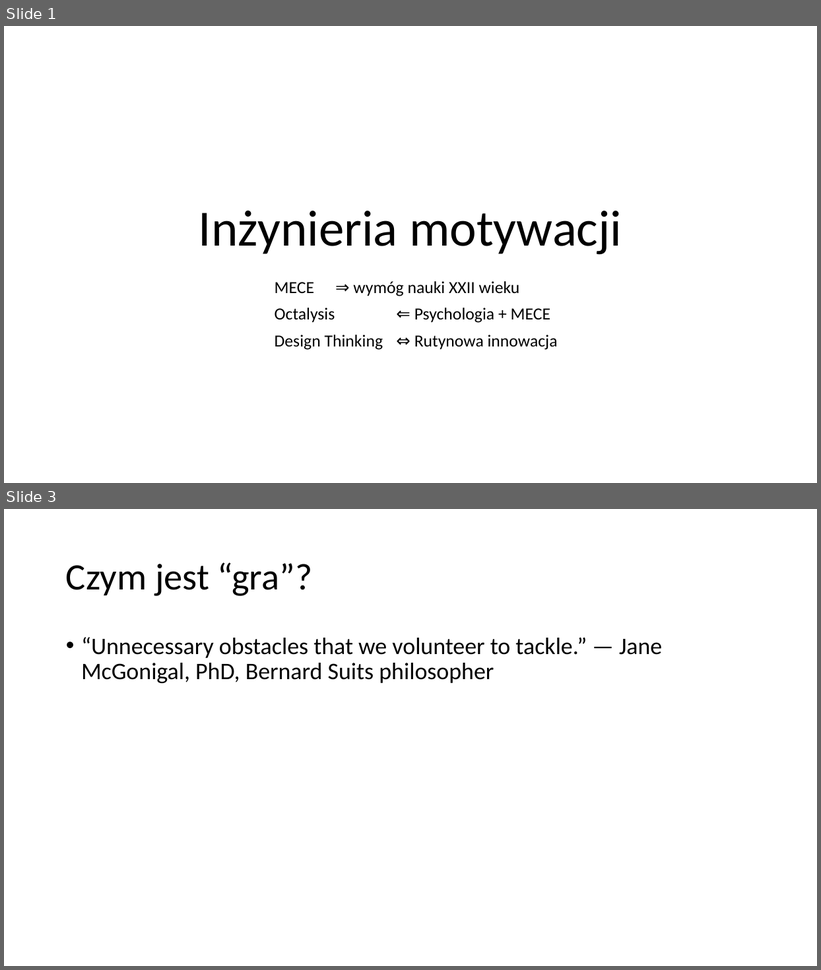
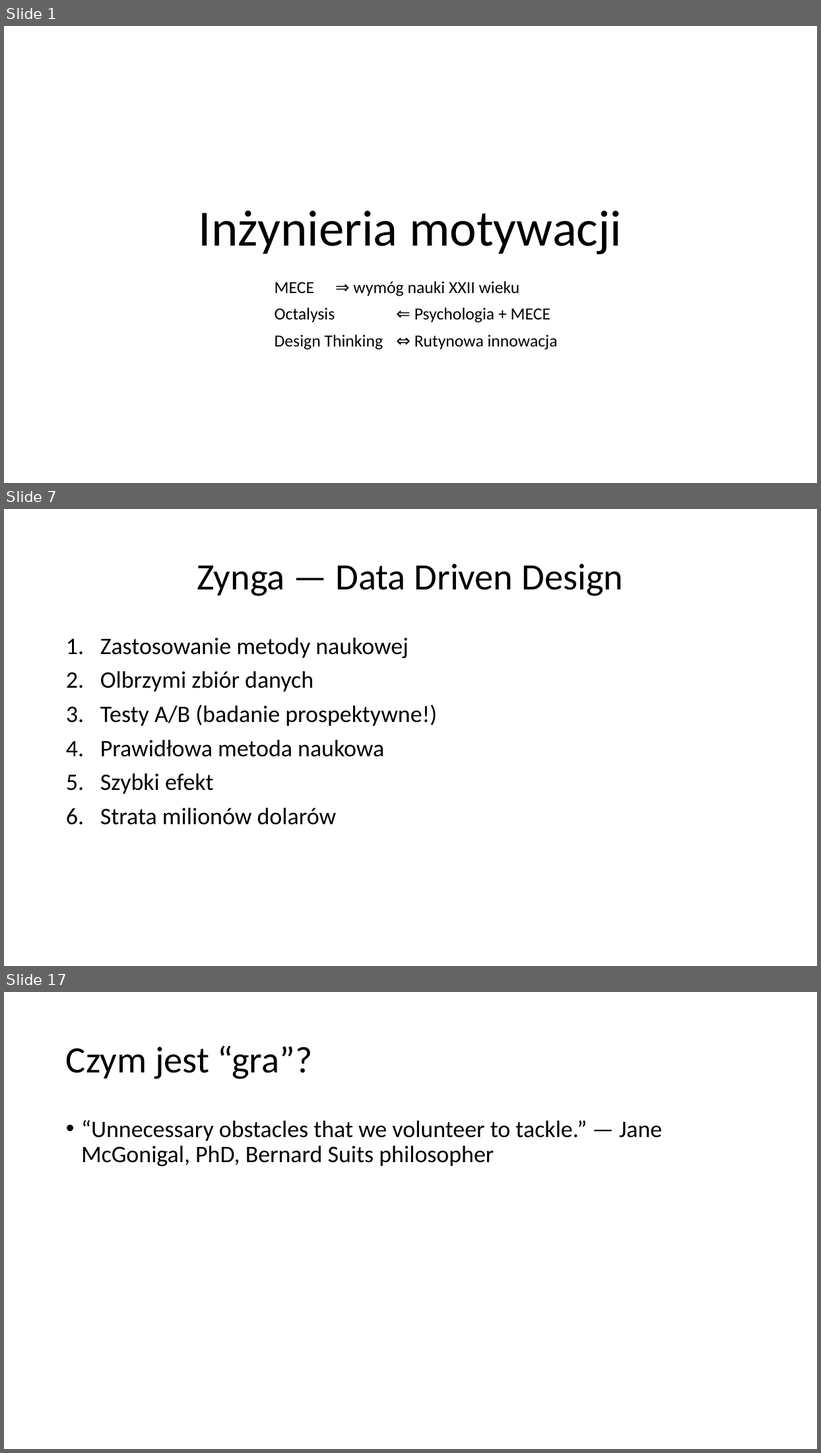
Before and after one commit to Jblew/mece-motivation-workshops, a slide deck: prezentacja-v1.pptx. Shown one above the other, each under a label of ours: slides 1 and 3 before the commit, slides 1, 7 and 17 after it; the slides between them are not shown. The pictures are 821x970 and 821x1453 pixels, drawn with LibreOffice and Linux fonts; fonts in the diff are those of the drawing. Boxes give left, top, right and bottom in pixels: in the first picture for what was removed or moved away, otherwise in the second. Text is boxed around its words. In the diff, an @@ line names an element or a change of style, - is before the commit and + after.

```diff
--- a/prezentacja-v1.pptx
+++ b/prezentacja-v1.pptx
@@ slide 7 added at (4,509,817,966), background #FFFFFF @@
@@ title added at (197,564,623,596), 44 pt, text #000000 @@
+Zynga — Data Driven Design
@@ text added at (100,638,437,825), 28 pt, text #000000 @@
+1. Zastosowanie metody naukowej
+2. Olbrzymi zbiór danych
+3. Testy A/B (badanie prospektywne!)
+4. Prawidłowa metoda naukowa
+5. Szybki efekt
+6. Strata milionów dolarów
@@ what was slide 3 is now slide 17 @@
```
Also in this commit, not shown: 14 other slides added, 1 slide removed, 1 other file.
